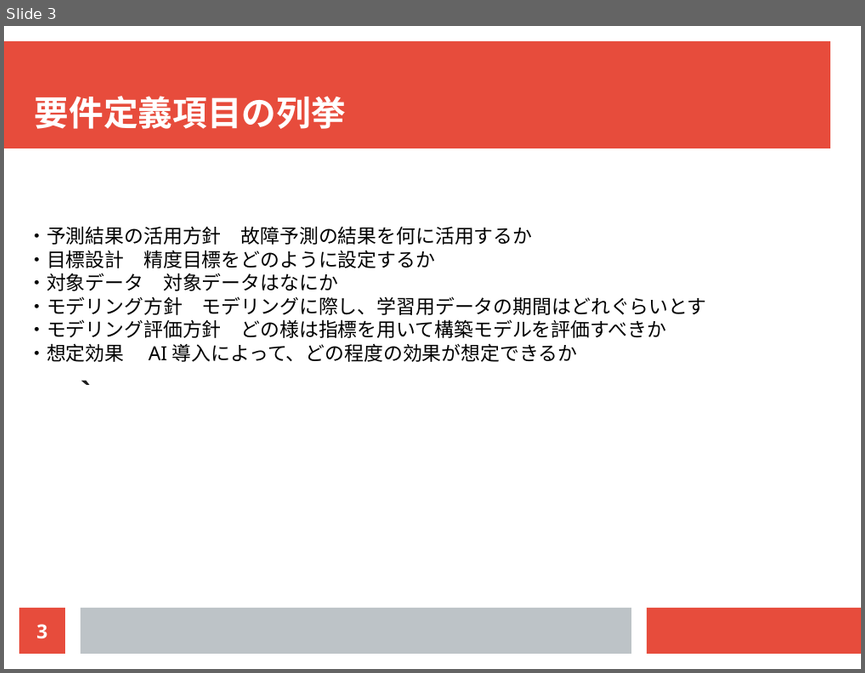
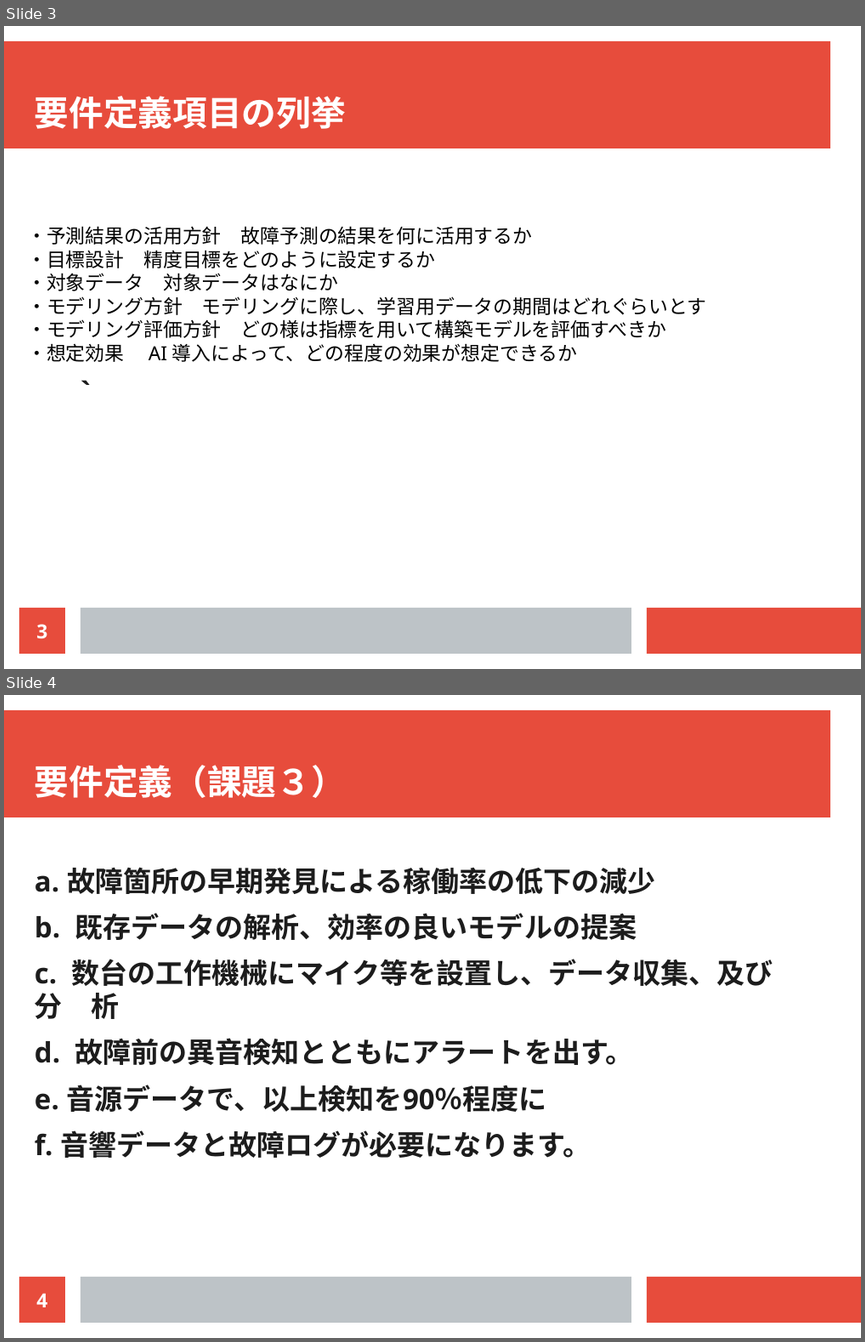
Before and after one commit to ducksfrogs/AIQuest, a slide deck: second_term/docs/p.odp. Shown one above the other, each under a label of ours: slide 3 before the commit, slides 3 and 4 after it. The pictures are 865x673 and 865x1342 pixels, drawn with LibreOffice and Linux fonts; fonts in the diff are those of the drawing. Boxes give left, top, right and bottom in pixels: in the first picture for what was removed or moved away, otherwise in the second. Text is boxed around its words. In the diff, an @@ line names an element or a change of style, - is before the commit and + after.

```diff
--- a/second_term/docs/p.odp
+++ b/second_term/docs/p.odp
@@ slide 4 added at box(4, 695, 861, 1338), background #FFFFFF; not listed: 3 template elements that a slide beside it also shows @@
@@ title added at box(35, 765, 346, 798), 32 pt, text #FFFFFF, bold @@
+要件定義（課題３）
@@ text added at box(35, 867, 773, 1157), 26 pt, text #1C1C1C, bold @@
+a. 故障箇所の早期発見による稼働率の低下の減少
+b. 既存データの解析、効率の良いモデルの提案
+c. 数台の工作機械にマイク等を設置し、データ収集、及び分 析
+d. 故障前の異音検知とともにアラートを出す。
+e. 音源データで、以上検知を90％程度に
+f. 音響データと故障ログが必要になります。
@@ page number added at box(19, 1276, 65, 1322), fill #E74C3C, 18 pt, text #FFFFFF, bold @@
+4
```
Also in this commit, not shown: 1 other file.
